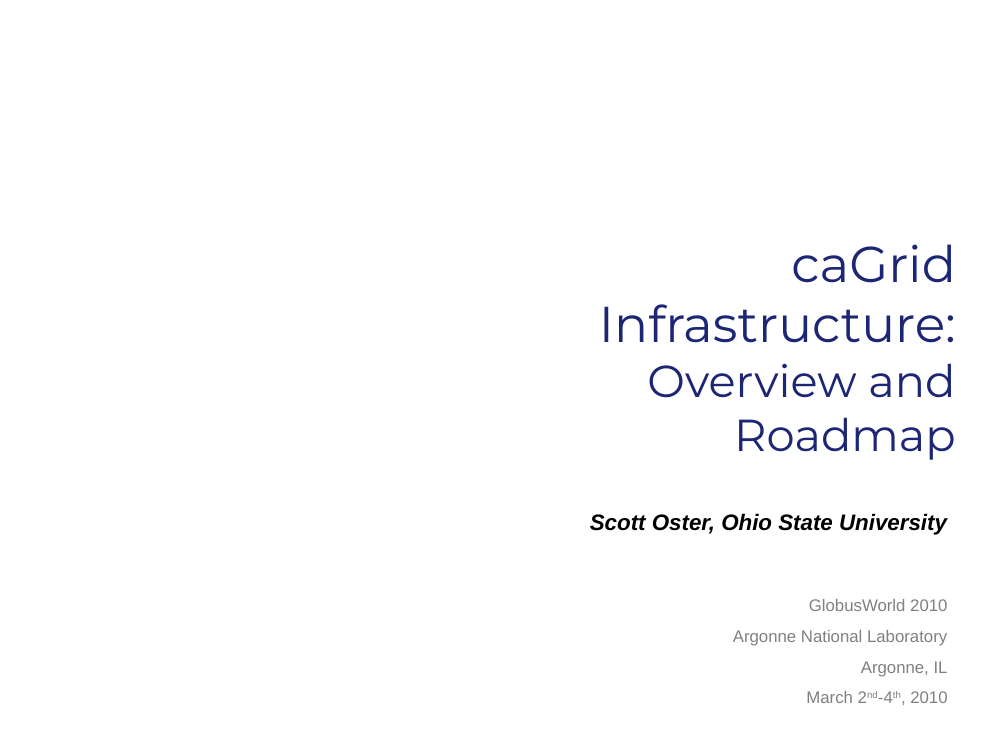
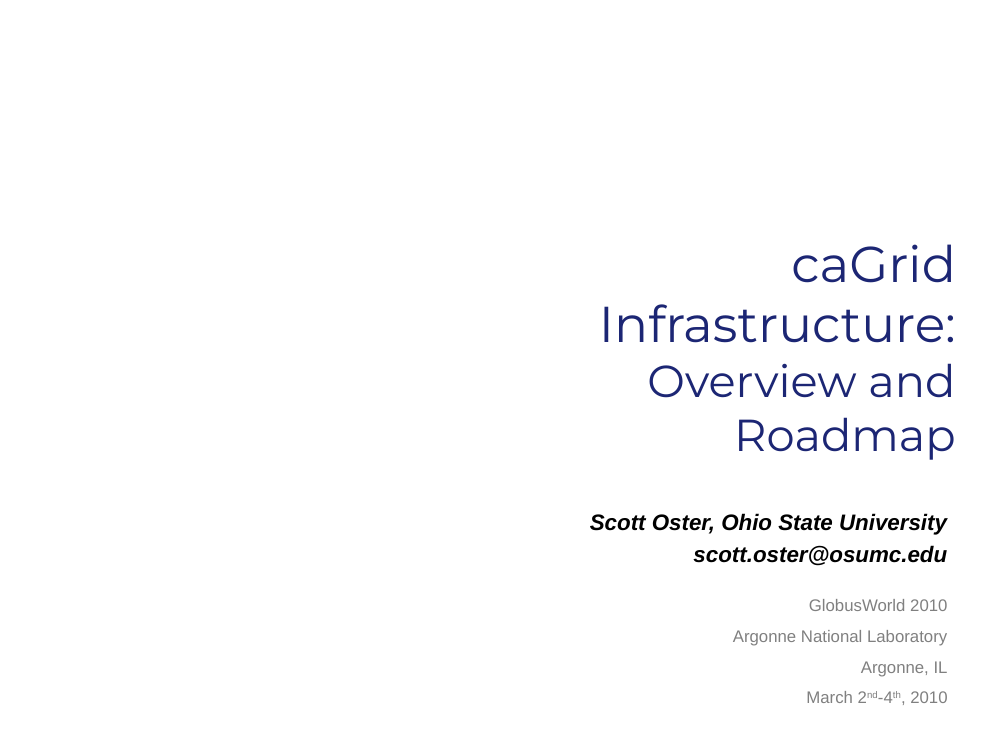
Before and after one commit to NCIP/cagrid-docs, a slide deck: slide 24 of general/presentations/overview/caGrid-Overview-and-Roadmap-GlobusWorld2010.ppt. Drawn at 1008x756 pixels with LibreOffice and Linux fonts; fonts in the diff are those of the drawing; background and template pictures are left out. Boxes give left, top, right and bottom in pixels: in the first picture for what was removed or moved away, otherwise in the second. Text is boxed around its words. In the diff, an @@ line names an element or a change of style, - is before the commit and + after.

```diff
--- a/general/presentations/overview/caGrid-Overview-and-Roadmap-GlobusWorld2010.ppt
+++ b/general/presentations/overview/caGrid-Overview-and-Roadmap-GlobusWorld2010.ppt
@@ subtitle at (693, 545, 947, 566): paragraph added @@
+scott.oster@osumc.edu
```
Also in this commit, not shown: 2 other slides changed.
